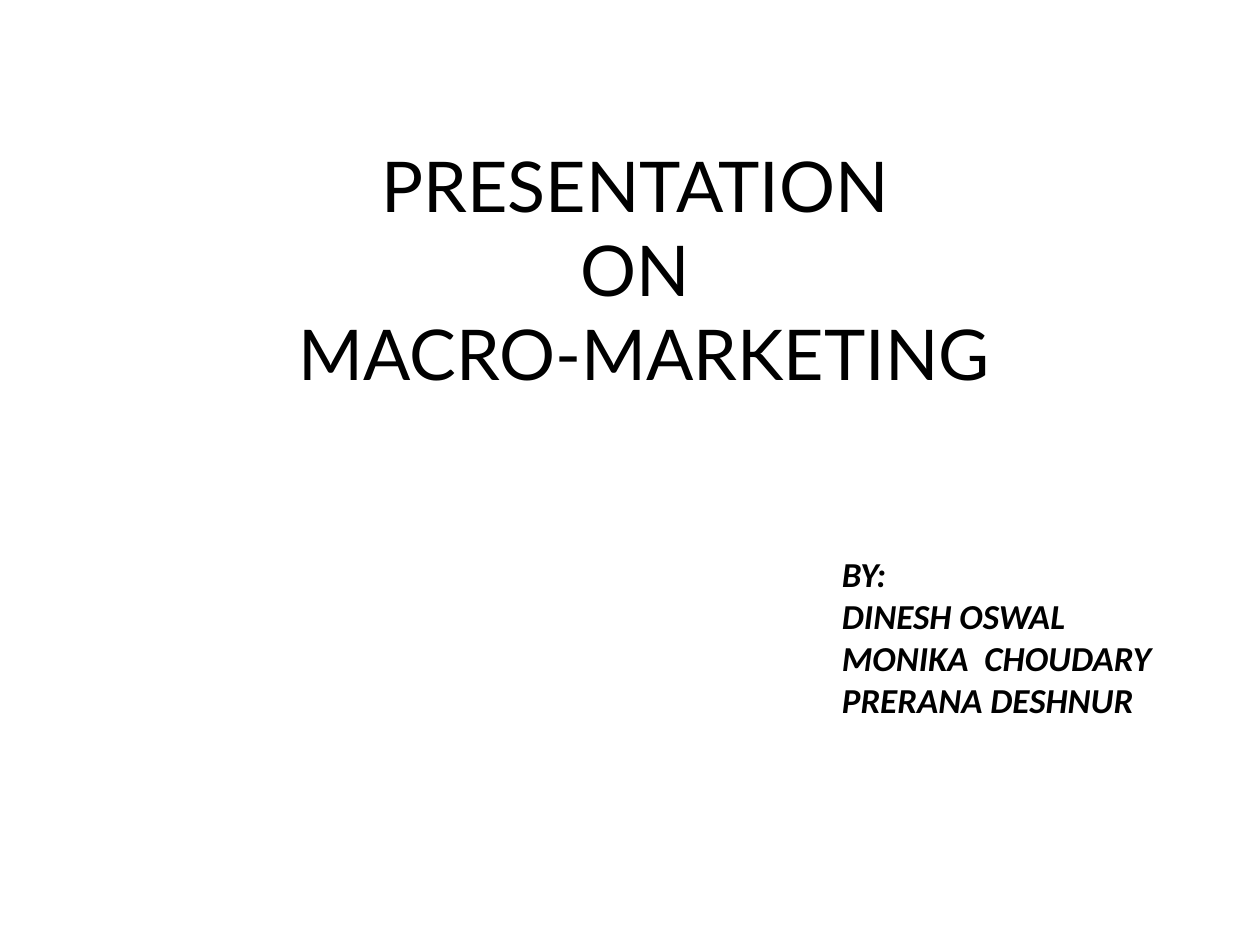
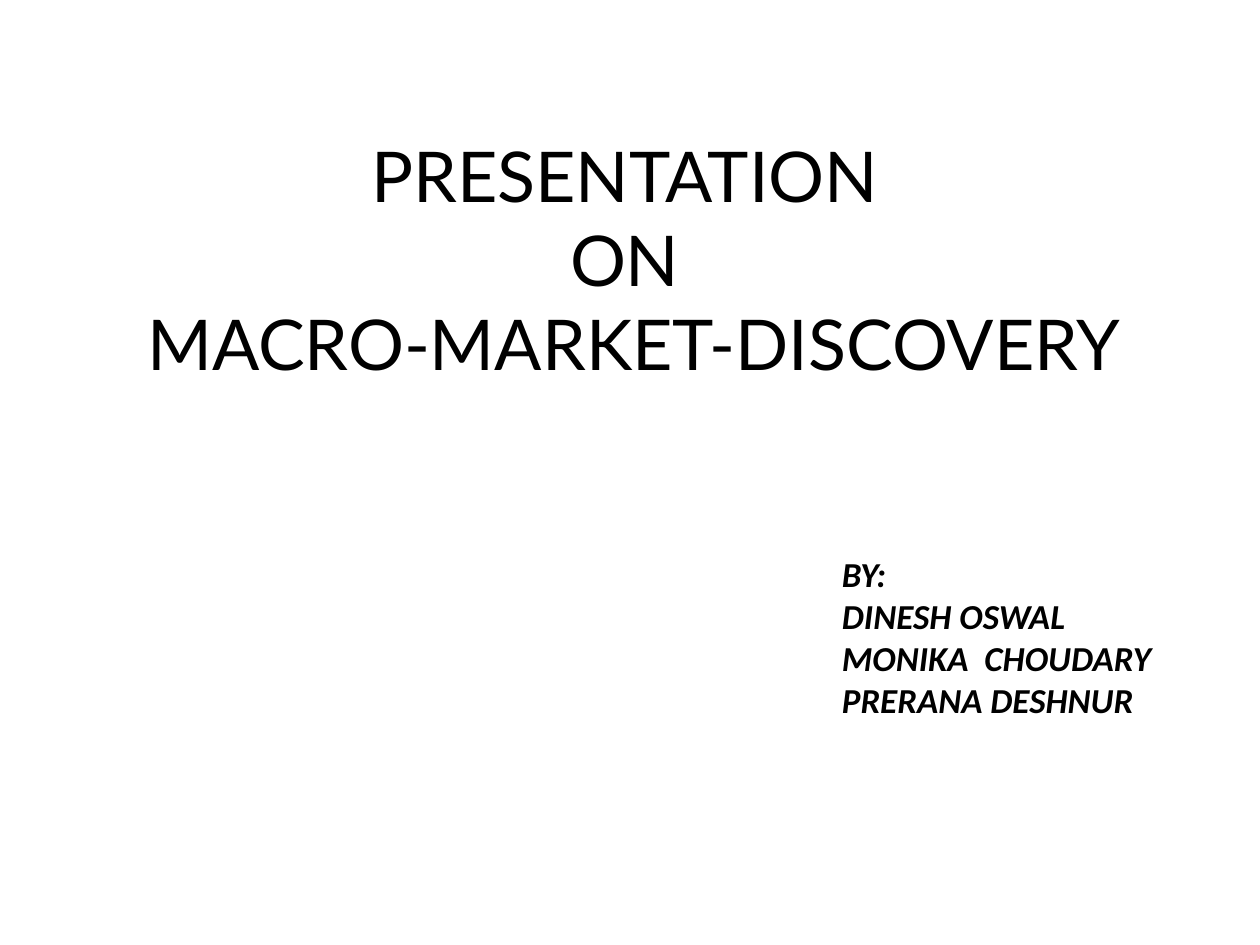
Before and after one commit to dineshoswal333/Playground, a slide deck: slide 1 of finalproject/team1/Macromarketdiscovery/Team1_Macromarketdiscovery_Dinesh_Presentation.pptx. Drawn at 1260x945 pixels with LibreOffice and Linux fonts; fonts in the diff are those of the drawing. Boxes give left, top, right and bottom in pixels: in the first picture for what was removed or moved away, otherwise in the second. Text is boxed around its words. In the diff, an @@ line names an element or a change of style, - is before the commit and + after.

```diff
--- a/finalproject/team1/Macromarketdiscovery/Team1_Macromarketdiscovery_Dinesh_Presentation.pptx
+++ b/finalproject/team1/Macromarketdiscovery/Team1_Macromarketdiscovery_Dinesh_Presentation.pptx
@@ text "PRESENTATION": place and size @@
-text "PRESENTATION" at [299,161,990,381]
+text "PRESENTATION" at [147,151,1120,371]
@@ text at [147,319,1120,371]: text changed @@
-MACRO-MARKETING
+MACRO-MARKET-DISCOVERY
```
Also in this commit, not shown: 45 other files.
